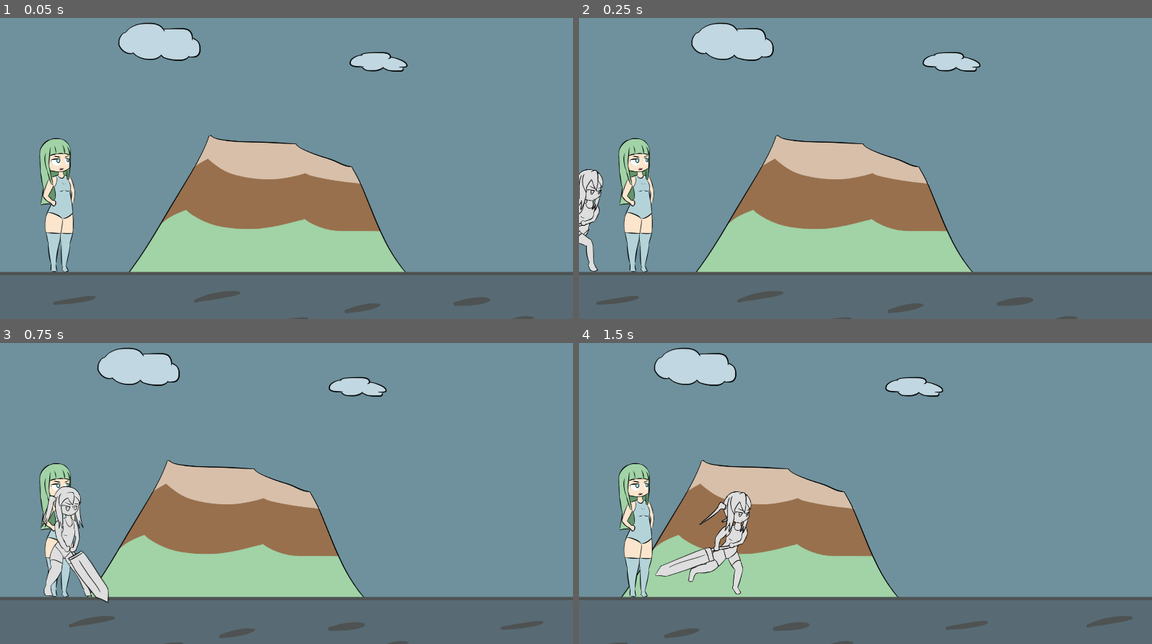
Above: before the commit, frames 1-4 (two rows, left to right).
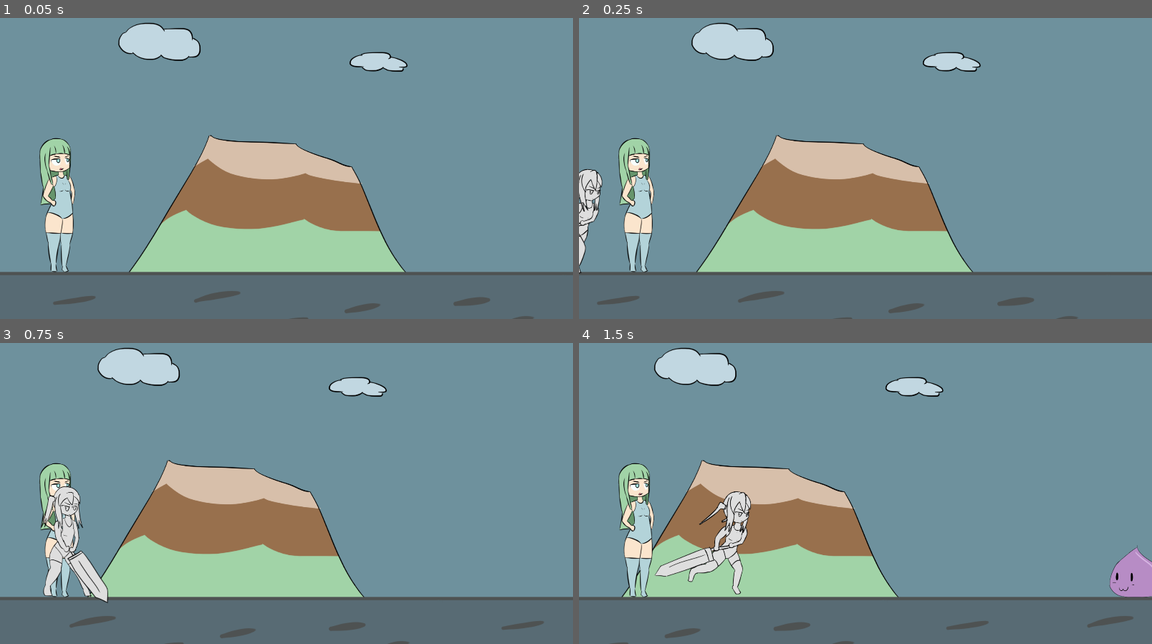
Above: after the commit, the same moments.

Repository: BeatMil/Animurun
Game: Godot game, scene res://Scenes/Forest.tscn
Same seed, same stepped clock (60 frames per second), same inputs: the game is played once before the commit and once after it.
Inputs:
- Up to frame 1 (0.05 s): no input
- Up to frame 2 (0.25 s): no input
- Up to frame 3 (0.75 s): tap Enter (ui_accept) at 0.5 s
- Up to frame 4 (1.5 s): tap Enter (ui_accept) at 0.77 s

Frame 1 is identical in both runs. In frame 2, 0.8% of the frame differs, in the area x 0-80%, y 2-98%; in frame 3, 1.0%; in frame 4, 1.6%, in the area x 7-100%, y 2-100%.

Commit message:
Update fps to 120? Don't know how it works

Diff:
--- a/Nodes/Hitboxes/attack01_hitbox.tscn
+++ b/Nodes/Hitboxes/attack01_hitbox.tscn
@@ -1,12 +1,12 @@
 [gd_scene load_steps=3 format=3 uid="uid://v8qwuxxiowq1"]
 
-[ext_resource type="Script" path="res://scripts/hitbox.gd" id="1_atpu7"]
+[ext_resource type="Script" path="res://Scripts/Hitbox.gd" id="1_cxmj0"]
 
 [sub_resource type="RectangleShape2D" id="RectangleShape2D_3pcvt"]
 size = Vector2(200, 625)
 
 [node name="Hitbox" type="Area2D" groups=["attack01"]]
-script = ExtResource("1_atpu7")
+script = ExtResource("1_cxmj0")
 
 [node name="CollisionShape2D" type="CollisionShape2D" parent="."]
 shape = SubResource("RectangleShape2D_3pcvt")
--- a/Scenes/Forest.tscn
+++ b/Scenes/Forest.tscn
@@ -1,5 +1,6 @@
-[gd_scene load_steps=20 format=3 uid="uid://bey5x08s88nwy"]
-
+[gd_scene load_steps=21 format=3 uid="uid://bey5x08s88nwy"]
+
+[ext_resource type="Script" path="res://Scripts/Forest.gd" id="1_eprf7"]
 [ext_resource type="Texture2D" uid="uid://dh13bx01yu78m" path="res://Media/sprites/kaisouko_look.png" id="1_hoqt7"]
 [ext_resource type="Script" path="res://Scripts/ParallaxLayerAuto.gd" id="2_q7ai5"]
 [ext_resource type="Texture2D" uid="uid://dqya23lpwqwc5" path="res://Media/sprites/clouds.png" id="2_srusm"]
@@ -30,60 +31,6 @@
 "transitions": PackedFloat32Array(1),
 "update": 0,
 "values": [Vector2(0, 0)]
-}
-
-[sub_resource type="Animation" id="Animation_c0ony"]
-resource_name = "run"
-length = 0.500013
-loop_mode = 1
-step = 0.125
-tracks/0/type = "value"
-tracks/0/imported = false
-tracks/0/enabled = true
-tracks/0/path = NodePath("ChiichanPos/ChiichanRun:offset")
-tracks/0/interp = 1
-tracks/0/loop_wrap = true
-tracks/0/keys = {
-"times": PackedFloat32Array(0, 0.125, 0.25, 0.375),
-"transitions": PackedFloat32Array(1, 1, 1, 1),
-"update": 0,
-"values": [Vector2(0, 0), Vector2(0, -10), Vector2(0, 0), Vector2(0, -10)]
-}
-tracks/1/type = "value"
-tracks/1/imported = false
-tracks/1/enabled = true
-tracks/1/path = NodePath("ChiichanPos/ChiichanRun:frame")
-tracks/1/interp = 1
-tracks/1/loop_wrap = true
-tracks/1/keys = {
-"times": PackedFloat32Array(0, 0.125, 0.25, 0.375),
-"transitions": PackedFloat32Array(1, 1, 1, 1),
-"update": 1,
-"values": [0, 1, 2, 3]
-}
-tracks/2/type = "value"
-tracks/2/imported = false
-tracks/2/enabled = true
-tracks/2/path = NodePath("ChiichanPos/ChiichanRun:texture")
-tracks/2/interp = 1
-tracks/2/loop_wrap = true
-tracks/2/keys = {
-"times": PackedFloat32Array(0),
-"transitions": PackedFloat32Array(1),
-"update": 1,
-"values": [ExtResource("6_1ipje")]
-}
-tracks/3/type = "value"
-tracks/3/imported = false
-tracks/3/enabled = true
-tracks/3/path = NodePath("ChiichanPos/ChiichanRun:hframes")
-tracks/3/interp = 1
-tracks/3/loop_wrap = true
-tracks/3/keys = {
-"times": PackedFloat32Array(0),
-"transitions": PackedFloat32Array(1),
-"update": 1,
-"values": [4]
 }
 
 [sub_resource type="Animation" id="Animation_gbfl8"]
@@ -172,6 +119,60 @@
 }]
 }
 
+[sub_resource type="Animation" id="Animation_c0ony"]
+resource_name = "run"
+length = 0.500013
+loop_mode = 1
+step = 0.125
+tracks/0/type = "value"
+tracks/0/imported = false
+tracks/0/enabled = true
+tracks/0/path = NodePath("ChiichanPos/ChiichanRun:offset")
+tracks/0/interp = 1
+tracks/0/loop_wrap = true
+tracks/0/keys = {
+"times": PackedFloat32Array(0, 0.125, 0.25, 0.375),
+"transitions": PackedFloat32Array(1, 1, 1, 1),
+"update": 0,
+"values": [Vector2(0, 0), Vector2(0, -10), Vector2(0, 0), Vector2(0, -10)]
+}
+tracks/1/type = "value"
+tracks/1/imported = false
+tracks/1/enabled = true
+tracks/1/path = NodePath("ChiichanPos/ChiichanRun:frame")
+tracks/1/interp = 1
+tracks/1/loop_wrap = true
+tracks/1/keys = {
+"times": PackedFloat32Array(0, 0.125, 0.25, 0.375),
+"transitions": PackedFloat32Array(1, 1, 1, 1),
+"update": 1,
+"values": [0, 1, 2, 3]
+}
+tracks/2/type = "value"
+tracks/2/imported = false
+tracks/2/enabled = true
+tracks/2/path = NodePath("ChiichanPos/ChiichanRun:texture")
+tracks/2/interp = 1
+tracks/2/loop_wrap = true
+tracks/2/keys = {
+"times": PackedFloat32Array(0),
+"transitions": PackedFloat32Array(1),
+"update": 1,
+"values": [ExtResource("6_1ipje")]
+}
+tracks/3/type = "value"
+tracks/3/imported = false
+tracks/3/enabled = true
+tracks/3/path = NodePath("ChiichanPos/ChiichanRun:hframes")
+tracks/3/interp = 1
+tracks/3/loop_wrap = true
+tracks/3/keys = {
+"times": PackedFloat32Array(0),
+"transitions": PackedFloat32Array(1),
+"update": 1,
+"values": [4]
+}
+
 [sub_resource type="AnimationLibrary" id="AnimationLibrary_8jhmc"]
 _data = {
 "RESET": SubResource("Animation_450t4"),
@@ -179,6 +180,21 @@
 "run": SubResource("Animation_c0ony")
 }
 
+[sub_resource type="Animation" id="Animation_vjhwb"]
+length = 0.001
+tracks/0/type = "value"
+tracks/0/imported = false
+tracks/0/enabled = true
+tracks/0/path = NodePath("../ChiichanPos:position")
+tracks/0/interp = 1
+tracks/0/loop_wrap = true
+tracks/0/keys = {
+"times": PackedFloat32Array(0),
+"transitions": PackedFloat32Array(1),
+"update": 0,
+"values": [Vector2(0, 0)]
+}
+
 [sub_resource type="Animation" id="Animation_oyjc2"]
 resource_name = "intro"
 length = 2.00001
@@ -193,21 +209,6 @@
 "transitions": PackedFloat32Array(0.5, 1),
 "update": 0,
 "values": [Vector2(-706, 0), Vector2(0, 0)]
-}
-
-[sub_resource type="Animation" id="Animation_vjhwb"]
-length = 0.001
-tracks/0/type = "value"
-tracks/0/imported = false
-tracks/0/enabled = true
-tracks/0/path = NodePath("../ChiichanPos:position")
-tracks/0/interp = 1
-tracks/0/loop_wrap = true
-tracks/0/keys = {
-"times": PackedFloat32Array(0),
-"transitions": PackedFloat32Array(1),
-"update": 0,
-"values": [Vector2(0, 0)]
 }
 
 [sub_resource type="AnimationLibrary" id="AnimationLibrary_svweh"]
@@ -217,6 +218,7 @@
 }
 
 [node name="Forest" type="Node2D"]
+script = ExtResource("1_eprf7")
 
 [node name="KaisoukoLook" type="Sprite2D" parent="."]
 position = Vector2(196, 686)
@@ -289,4 +291,7 @@
 [node name="Attack01HitboxPos" type="Marker2D" parent="Chiichan"]
 position = Vector2(454, -144)
 
+[node name="EnemySpawnPos" type="Marker2D" parent="."]
+position = Vector2(2400, 804)
+
 [connection signal="animation_finished" from="Chiichan/AnimationPlayer" to="Chiichan" method="_on_animation_player_animation_finished"]
--- a/Scripts/Config.gd
+++ b/Scripts/Config.gd
@@ -2,6 +2,10 @@
 
 
 func _ready():
+	# 120 fps?
+	Engine.physics_ticks_per_second = 120
+
+
 	# var monitors = DisplayServer.get_screen_count()
 	# print("monitors: %s"%[monitors])
 
--- a/project.godot
+++ b/project.godot
@@ -35,6 +35,10 @@
 ]
 }
 
+[physics]
+
+2d/default_gravity=9800.0
+
 [rendering]
 
 environment/defaults/default_clear_color=Color(0.431373, 0.568627, 0.615686, 1)
